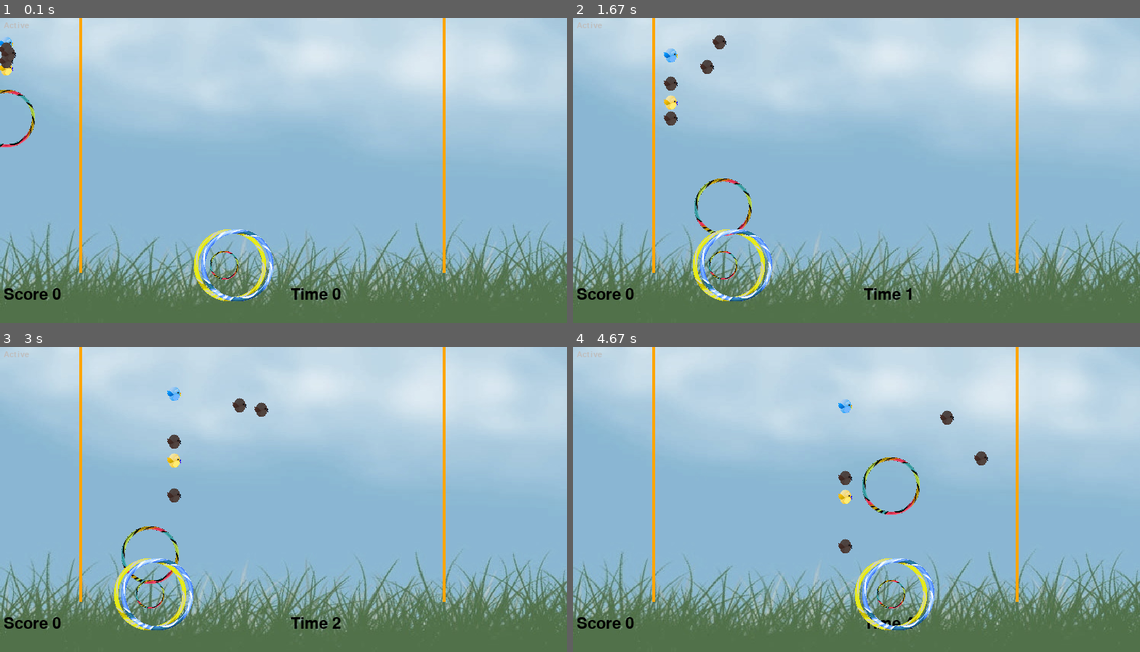
Above: before the commit, frames 1-4 (two rows, left to right).
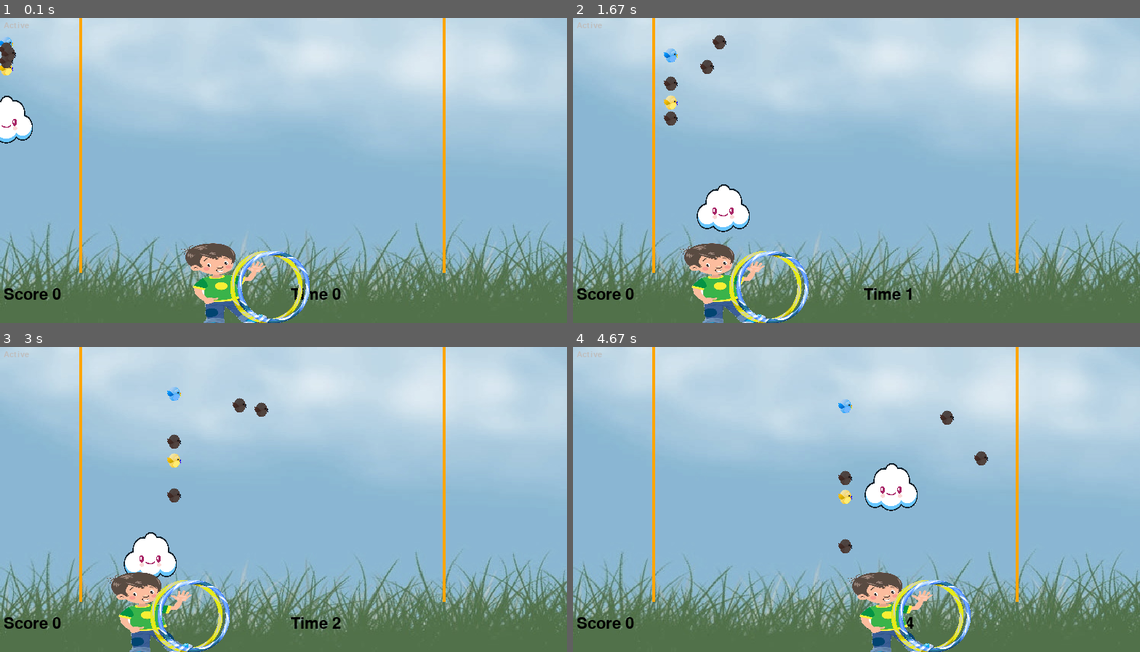
Above: after the commit, the same moments.

Repository: threeup/pygame-learn
Game: pygame game, started from game.py
Two runs of this game, one before a commit and one after it. Both use one fixed random seed, a clock stepped at 60 frames per second and the inputs below.
Inputs (mouse positions are in pixels of both pictures, inside the frame that each line leads up to):
- Up to frame 1 (0.1 s): no input
- Up to frame 2 (1.67 s): click (856, 170) at 0.38 s; click (1054, 207) at 0.72 s; click (879, 271) at 1.05 s; click (646, 213) at 1.38 s
- Up to frame 3 (3 s): click (119, 441) at 1.72 s; click (147, 615) at 2.05 s; click (107, 517) at 2.38 s; click (147, 554) at 2.72 s
- Up to frame 4 (4.67 s): press the mouse at (720, 554) at 3.03 s; move the mouse to (799, 566) at 3.13 s; release the mouse at (879, 581) at 3.27 s; click (669, 423) at 3.38 s; click (896, 401) at 3.72 s; click (822, 566) at 4.05 s; click (890, 484) at 4.38 s

The runs differ from the first frame. In frame 1, 4.1% of the frame differs, in the area x 0-55%, y 23-100%; in frame 2, 4.5%, in the area x 18-42%, y 52-100%; in frame 3, 4.2%; in frame 4, 4.5%.

Commit message:
cleanup and picture

Diff:
--- a/cnphy/body.py
+++ b/cnphy/body.py
@@ -72,7 +72,6 @@
         munkpos = self.munkbody.position
         return Vec2(munkpos.x, munkpos.y)
 
-
     def get_vel(self):
         '''
         Returns the velocity
--- a/ctrlrhuman.py
+++ b/ctrlrhuman.py
@@ -4,11 +4,11 @@
 from cnphy.vec2 import Vec2
 
 
-
 class HumanCtrlr(Ctrlr):
     '''
     A class which manipulates controlled entities using human input events
     '''
+
     def __init__(self, flipy):
         # invoking the __init__ of the parent class
         Ctrlr.__init__(self)
@@ -18,18 +18,22 @@
         self.released = []
         self.hoops = []
         self.mouse = None
+        self.cursor = None
         self.hero = None
-        self.mouse_pos = Vec2(0,0)
+        self.mouse_pos = Vec2(0, 0)
 
     def add_cursor(self, enty):
+        ''' store cursor to be controlled by this '''
         Ctrlr.add_enty(self, enty)
         self.cursor = enty
 
     def add_hero(self, enty):
+        ''' store hero to be controlled by this '''
         Ctrlr.add_enty(self, enty)
         self.hero = enty
 
     def add_hoop(self, enty):
+        ''' store hoop to be controlled by this '''
         Ctrlr.add_enty(self, enty)
         self.hoops.append(enty)
         self.held.append(True)
@@ -37,9 +41,9 @@
         self.released.append(0)
 
     def handle_mouse(self):
+        ''' respond to mouse input '''
         raw_mouse_pos = pygame.mouse.get_pos()
         self.mouse_pos = Vec2(raw_mouse_pos[0], self.flipy(raw_mouse_pos[1]))
-
 
     def handle_event(self, event):
         '''Respond to event, grabs joystick state'''
@@ -51,7 +55,8 @@
         elif event.type == pygame.JOYBUTTONUP:
             for i in range(count):
                 if event.button == i and self.held[i]:
-                    self.released[i] = self.hoops[i].elapsed_time - self.pressed[i]
+                    self.released[i] = self.hoops[i].elapsed_time - \
+                        self.pressed[i]
                     self.pressed[i] = 0
 
     def tick(self, delta):
@@ -69,17 +74,17 @@
         self.hero.set_pos(next_hero_pos)
         count = len(self.hoops)
         for i in range(count):
-            target_pos = hero_pos+Vec2(10*i,0)
+            target_pos = hero_pos+Vec2(50+10*i, 0)
             if self.released[i] > 0.01:
                 self.held[i] = False
                 self.released[i] = 0
                 speed = self.released[i]
                 impulse_mag = max(700, min(750*speed, 1500))
-                impulse_dir = Vec2(0,1).rotated(self.hero.heading)
+                impulse_dir = Vec2(0, 1).rotated(self.hero.heading)
                 impulse = impulse_dir.scaled(impulse_mag)
                 self.hoops[i].impulse(impulse)
             elif not self.held[i]:
-                #flying
+                # flying
                 hoop_vel = self.hoops[i].get_body_vel()
                 if hoop_vel.y < 0:
                     hoop_pos = self.hoops[i].get_pos()
@@ -89,7 +94,8 @@
                         if diff.x < 30:
                             self.held[i] = True
                         else:
-                            next_hoop_pos = hoop_pos.lerp_step(target_pos, 250*delta)
+                            next_hoop_pos = hoop_pos.lerp_step(
+                                target_pos, 250*delta)
                             self.hoops[i].set_pos(next_hoop_pos)
 
             else:
--- a/ctrlrref.py
+++ b/ctrlrref.py
@@ -1,6 +1,6 @@
 ''' holds Ctrlr and RefCtrlr class '''
+import random
 import pygame
-import random
 
 from ctrlr import Ctrlr
 from world import World
@@ -95,12 +95,12 @@
     def make_basic(self):
         ''' make some fundamentals '''
         ent = self.make_circle("cursor", "white",
-                               "hoop.png", Vec2(10, 200), 40,
+                               "cloud.png", Vec2(10, 200), 40,
                                Body.KINEMATIC, World.COLLTYPE_CURSOR)
         self.human.add_cursor(ent)
 
-        ent = self.make_circle("hero", "purple",
-                               "hoop.png", Vec2(350, 40), 20,
+        ent = self.make_circle("hero", "white",
+                               "boy.png", Vec2(350, 10), 60,
                                Body.KINEMATIC, World.COLLTYPE_DEFAULT)
         self.human.add_hero(ent)
 
@@ -109,7 +109,7 @@
         values = []
         for _ in range(count):
             if len(values) == 0:
-                values = [0,1,2,3]
+                values = [0, 1, 2, 3]
             color = random.choice(values)
             values.remove(color)
             self.make_agent_ent(color)
@@ -120,6 +120,6 @@
         values = []
         for _ in range(count):
             if len(values) == 0:
-                values = [4,5,6,7]
+                values = [4, 5, 6, 7]
             color = random.choices(values)
             self.make_agent_ent(color)
--- a/world.py
+++ b/world.py
@@ -28,20 +28,24 @@
         self.run_physics = True
 
     def tick(self, delta):
+        ''' increment the game '''
         self.elapsed_time += delta
         for ent in self.ents:
             ent.tick(delta)
 
     def draw(self, screen, flipy):
+        ''' draw the game '''
         for ent in self.ents:
             ent.draw(screen, flipy)
 
     @staticmethod
-    def pawn_cursor_func(arbiter, _space, _data):
+    def pawn_cursor_func(_arbiter, _space, _data):
+        ''' pawn does not collide with cursor'''
         return False
 
     @staticmethod
-    def pawn_pawn_func(arbiter, _space, _data):
+    def pawn_pawn_func(_arbiter, _space, _data):
+        ''' pawn does not collide with pawns'''
         return False
 
     @staticmethod
Binary file added: boy.png
Binary file added: cloud.png
